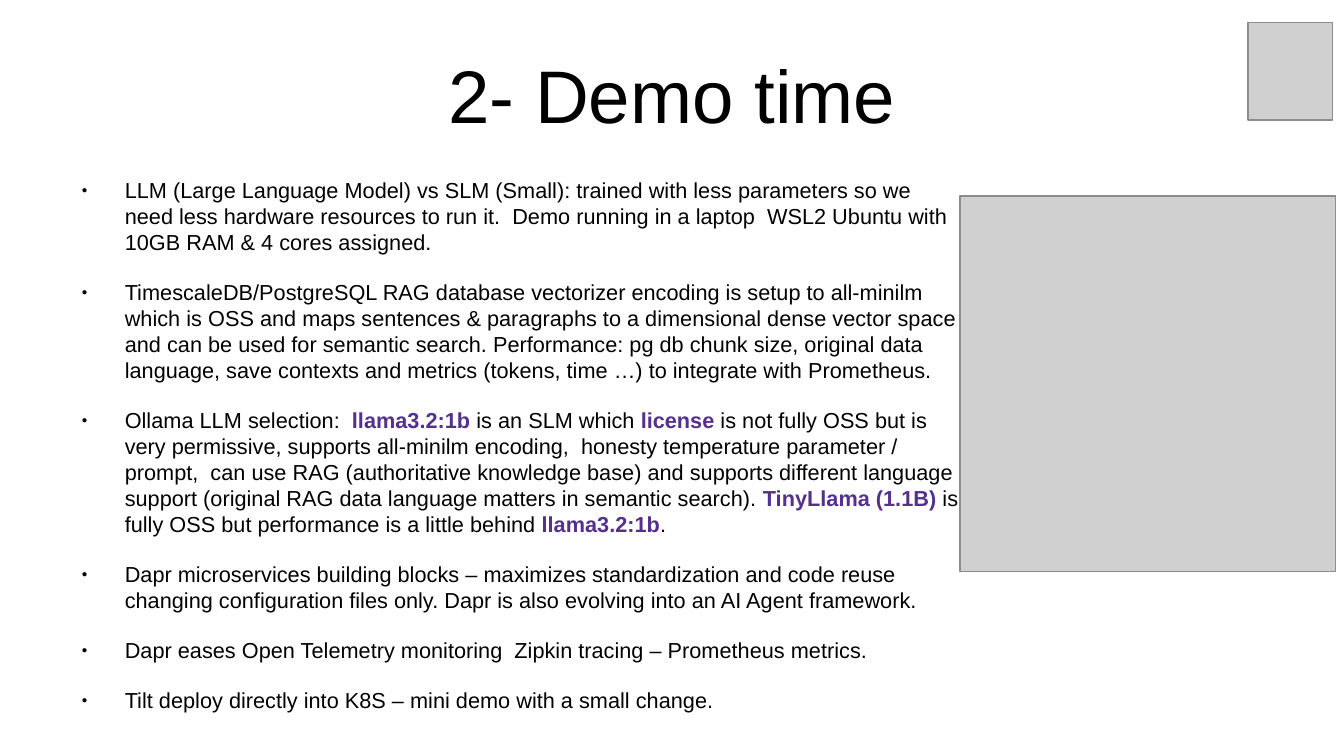
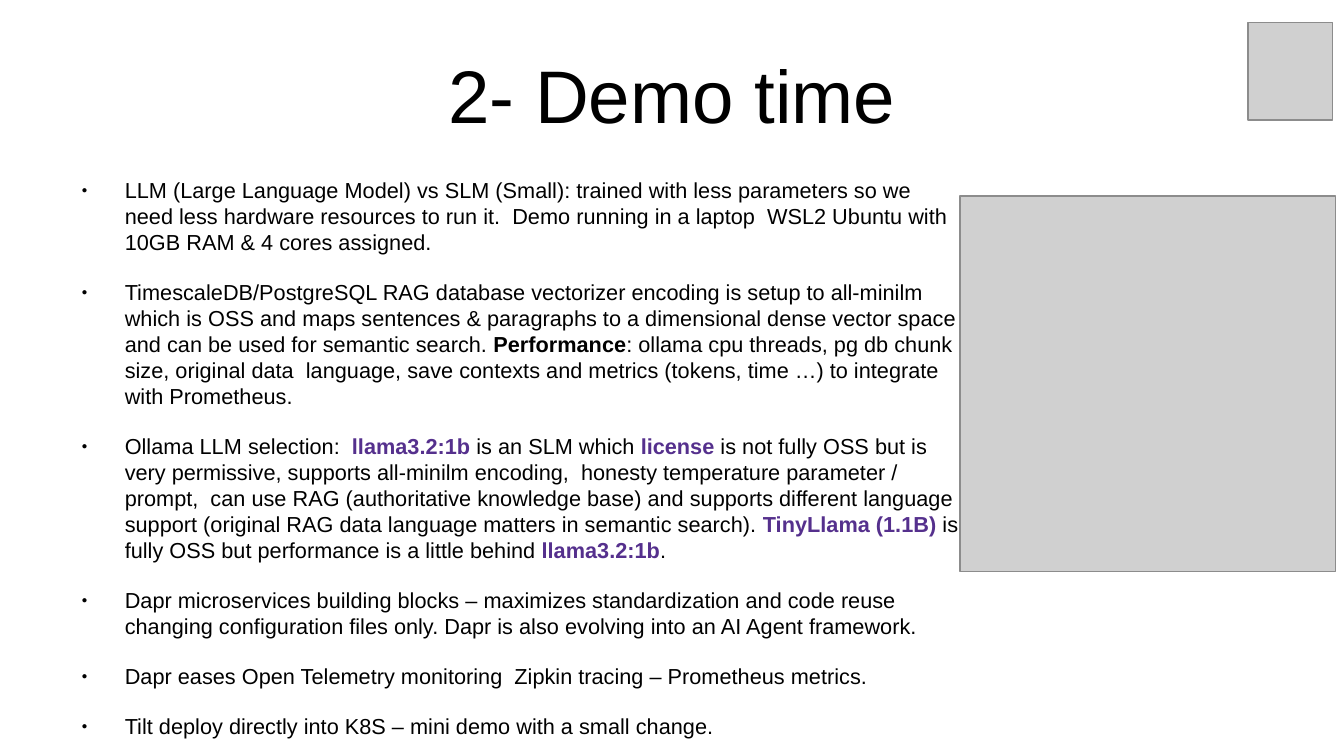
Before and after one commit to inigokintana/homelab-2-prod-ai-golden-path, a slide deck: slide 5 of docs/Presentation-homelab-2-prod-ai-golden-path.odp. Drawn at 1344x756 pixels with LibreOffice and Linux fonts; fonts in the diff are those of the drawing; grey boxes stand for pictures. Boxes give left, top, right and bottom in pixels: in the first picture for what was removed or moved away, otherwise in the second. Text is boxed around its words. In the diff, an @@ line names an element or a change of style, - is before the commit and + after.

```diff
--- a/docs/Presentation-homelab-2-prod-ai-golden-path.odp
+++ b/docs/Presentation-homelab-2-prod-ai-golden-path.odp
@@ text at (x1=125, y1=284, x2=956, y2=405): text changed @@
-● TimescaleDB/PostgreSQL RAG database vectorizer encoding is setup to all-minilm which is OSS and maps sentences & paragraphs to a dimensional dense vector space and can be used for semantic search. Performance: pg db chunk size, original data language, save contexts and metrics (tokens, time …) to integrate with Prometheus.
+● TimescaleDB/PostgreSQL RAG database vectorizer encoding is setup to all-minilm which is OSS and maps sentences & paragraphs to a dimensional dense vector space and can be used for semantic search. Performance: ollama cpu threads, pg db chunk size, original data language, save contexts and metrics (tokens, time …) to integrate with Prometheus.
```
Also in this commit, not shown: 1 other slide changed, 6 other files.
